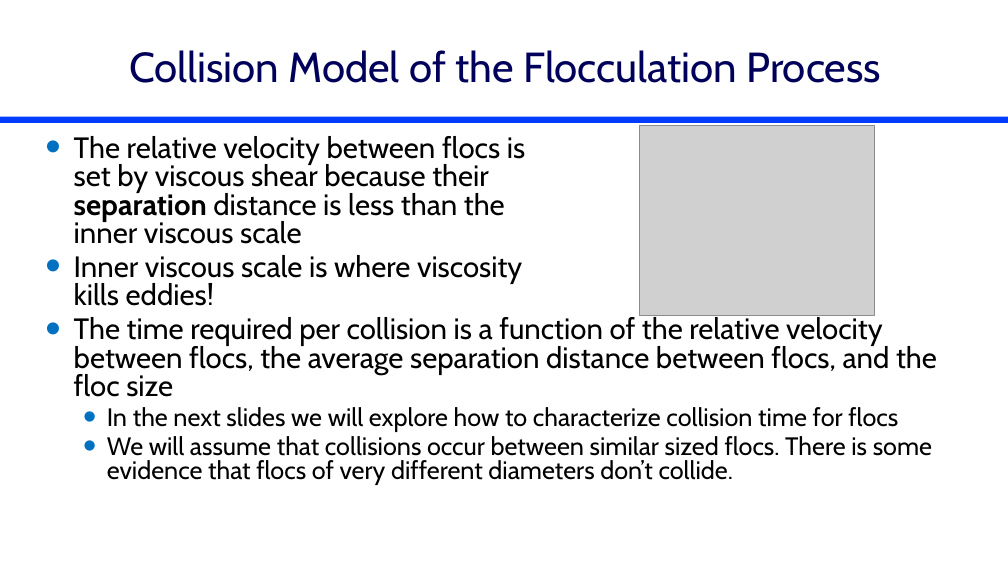
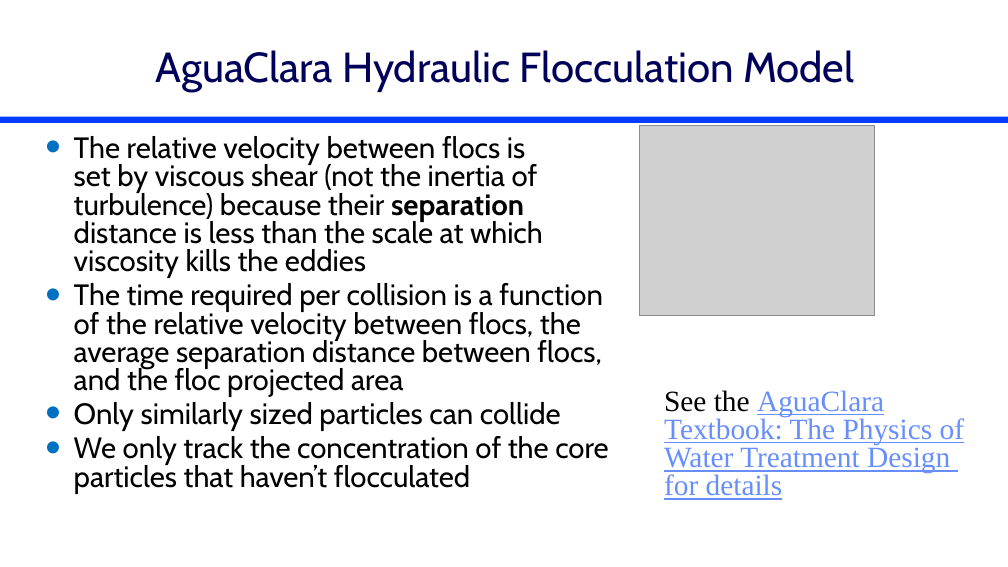
Before and after one commit to monroews/CEE4520Lectures, a slide deck: slide 21 of Flocculation Model.pptx (slide 19 before the commit). Drawn at 1008x567 pixels with LibreOffice and Linux fonts; fonts in the diff are those of the drawing; grey boxes stand for pictures. Boxes give left, top, right and bottom in pixels: in the first picture for what was removed or moved away, otherwise in the second. Text is boxed around its words. In the diff, an @@ line names an element or a change of style, - is before the commit and + after.

Commit message:
floc edits

```diff
--- a/Flocculation Model.pptx
+++ b/Flocculation Model.pptx
@@ title at (156,50,854,92): text changed @@
-Collision Model of the Flocculation Process
+AguaClara Hydraulic Flocculation Model
@@ text at (74,136,608,494): text changed @@
-• The relative velocity between flocs is
-  set by viscous shear because their
-  separation distance is less than the
-  inner viscous scale
-• Inner viscous scale is where viscosity
-  kills eddies!
-• The time required per collision is a function of the relative velocity between flocs, the average separation distance between flocs, and the floc size
-  • In the next slides we will explore how to characterize collision time for flocs
-  • We will assume that collisions occur between similar sized flocs. There is some evidence that flocs of very different diameters don’t collide.
+• The relative velocity between flocs is
+  set by viscous shear (not the inertia of turbulence) because their separation distance is less than the scale at which viscosity kills the eddies
+• The time required per collision is a function of the relative velocity between flocs, the average separation distance between flocs, and the floc projected area
+• Only similarly sized particles can collide
+• We only track the concentration of the core particles that haven’t flocculated
@@ text added at (664,390,964,500), 28 pt, text #678EFD, underline @@
+See the AguaClara Textbook: The Physics of Water Treatment Design for details
```
Also in this commit, not shown: 19 other slides changed, 11 slides added, 7 slides removed.
